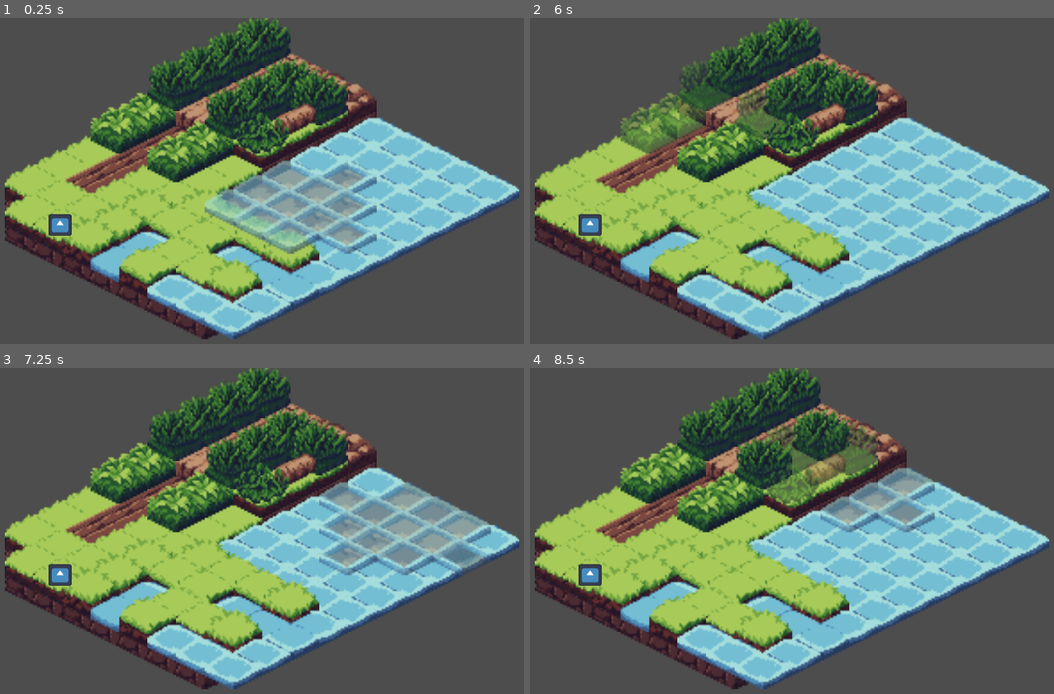
Above: before the commit, frames 1-4 (two rows, left to right).
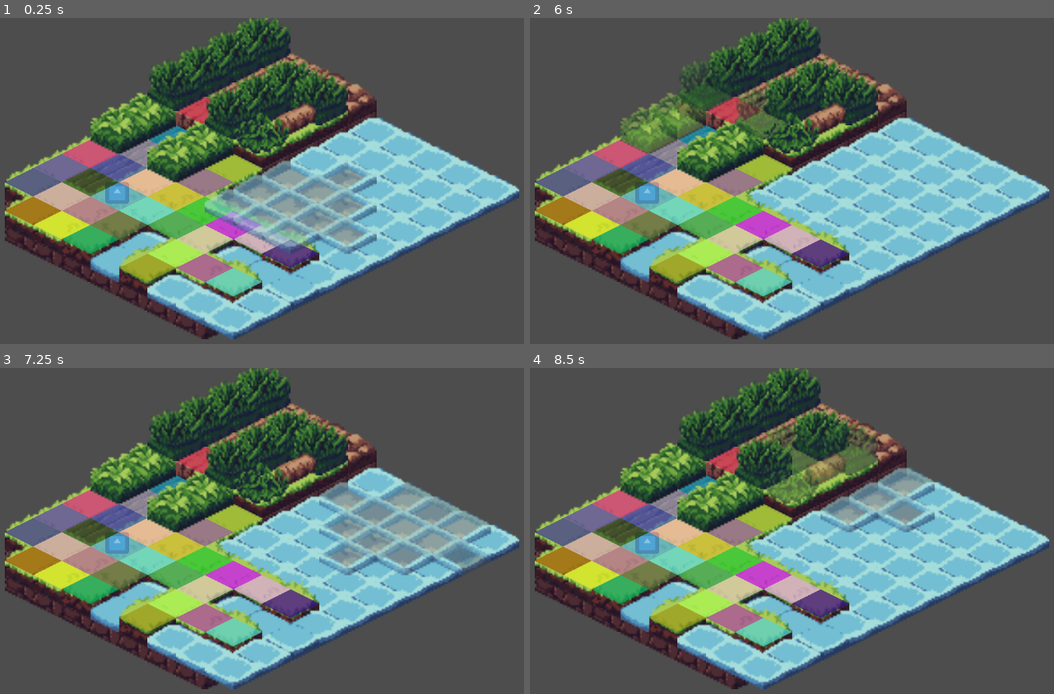
Above: after the commit, the same moments.

Repository: ActualCannibalPanda/Godrogue
Game: Godot game, scene res://assets/maps/game.tscn
Same seed, same stepped clock (60 frames per second), same inputs: the game is played once before the commit and once after it. The engine's default icon, where the game draws it, is replaced by a stand-in: a white triangle on a blue panel in a dark square.
Inputs (mouse positions are in pixels of both pictures, inside the frame that each line leads up to):
- Up to frame 1 (0.25 s): no input
- Up to frame 2 (6 s): tap Enter at 0.5, 2, 3.5 s; move the mouse to (933, 177) at 0.52 s; tap I every 0.75 s from 0.6 to 5.85 s; tap Space at 1.25, 2.75, 4.25 s; move the mouse to (666, 213) at 1.27 s; move the mouse to (860, 119) at 2.02 s; move the mouse to (765, 269) at 2.77 s; move the mouse to (985, 249) at 3.52 s; move the mouse to (603, 141) at 4.27 s; move the mouse to (828, 197) at 5.02 s; move the mouse to (697, 106) at 5.77 s
- Up to frame 3 (7.25 s): move the mouse to (403, 527) at 6.52 s; tap I at 6.6 s
- Up to frame 4 (8.5 s): move the mouse to (666, 563) at 7.27 s; tap I at 7.35, 8.1 s; move the mouse to (860, 469) at 8.02 s

The runs differ from the first frame. In frame 1, 13% of the frame differs, in the area x 0-61%, y 24-86%; in frame 2, 14%; in frame 3, 14%; in frame 4, 14%.
Error before the commit: Parse Error: Identifier "tile_maps" not declared in the current scope. (res://scripts/player.gd:30)

Commit message:
WIP Commit

Diff:
--- a/assets/maps/game.tscn
+++ b/assets/maps/game.tscn
@@ -1,11 +1,12 @@
 [gd_scene format=3 uid="uid://c7mh3skoidmh0"]
 
-[ext_resource type="Script" uid="uid://c0sy1ro6gsepi" path="res://scripts/map_controller.gd" id="1_t3nk2"]
+[ext_resource type="Script" uid="uid://by3prm8a3dlsn" path="res://scripts/player.gd" id="2_7h50t"]
 [ext_resource type="PackedScene" uid="uid://ckow25o3lsh3s" path="res://assets/maps/map.tscn" id="2_yr58m"]
-[ext_resource type="PackedScene" uid="uid://bjmsudn02xwnp" path="res://assets/maps/player.tscn" id="3_7h50t"]
+[ext_resource type="Texture2D" uid="uid://bw50rjwesqgl2" path="res://icon.svg" id="3_1it7c"]
+
+[sub_resource type="CircleShape2D" id="CircleShape2D_bgjmr"]
 
 [node name="Node2D" type="Node2D" unique_id=403646205]
-script = ExtResource("1_t3nk2")
 
 [node name="Tiles" parent="." unique_id=462645518 instance=ExtResource("2_yr58m")]
 
@@ -13,5 +14,15 @@
 position = Vector2(114, 24)
 zoom = Vector2(3.235, 3.235)
 
-[node name="Player" parent="." unique_id=1520361422 instance=ExtResource("3_7h50t")]
-position = Vector2(-1, 40)
+[node name="Player" type="Node2D" parent="." unique_id=1520361422]
+script = ExtResource("2_7h50t")
+
+[node name="Player" type="CharacterBody2D" parent="Player" unique_id=1594201771]
+position = Vector2(31, 22)
+
+[node name="CollisionShape2D" type="CollisionShape2D" parent="Player/Player" unique_id=189825019]
+shape = SubResource("CircleShape2D_bgjmr")
+
+[node name="Sprite2D" type="Sprite2D" parent="Player/Player" unique_id=2075052088]
+scale = Vector2(0.10355866, 0.09433243)
+texture = ExtResource("3_1it7c")
--- a/assets/maps/map.tscn
+++ b/assets/maps/map.tscn
@@ -1,11 +1,10 @@
 [gd_scene format=4 uid="uid://ckow25o3lsh3s"]
 
-[ext_resource type="Script" uid="uid://ckcov2tptxw3d" path="res://scripts/tiles.gd" id="1_tqijr"]
-[ext_resource type="Script" uid="uid://b28flbh4smofb" path="res://scripts/mouse_visibility.gd" id="2_f35e3"]
+[ext_resource type="Script" uid="uid://ckcov2tptxw3d" path="res://scripts/map.gd" id="1_tqijr"]
 [ext_resource type="TileSet" uid="uid://dehoj757hb1uo" path="res://assets/tilesets/tileset.tres" id="3_mjhes"]
 
 [node name="TileMaps" type="Node2D" unique_id=1814394138]
-script = ExtResource("2_f35e3")
+script = ExtResource("1_tqijr")
 
 [node name="TileMapLayer" type="TileMapLayer" parent="." unique_id=1303928408]
 tile_map_data = PackedByteArray("AAAAAAEAAAAJAAAAAAAAAAIAAAAKAAAAAAABAAEAAAAGAAAAAAAAAAAAAAAKAAAAAAABAAIAAAAIAAAAAAABAA …(1184 unchanged characters)…
@@ -26,7 +25,3 @@
 position = Vector2(-48, -48)
 tile_map_data = PackedByteArray("AAAGAPz/AAAEAAQAAAADAP3/AAADAAMAAAADAPz/AAADAAMAAAADAPv/AAADAAMAAAADAPr/AAADAAMAAAAFAP3/AAADAAMAAAAFAPz/AAADAAMAAAAFAPv/AAADAAMAAAAGAPv/AAADAAMAAAAGAP3/AAAKAAMAAAA=")
 tile_set = ExtResource("3_mjhes")
-
-[node name="MapSharer" type="Node2D" parent="." unique_id=2013835080]
-scale = Vector2(-1.1853279, 1.0247489)
-script = ExtResource("1_tqijr")
--- a/assets/maps/player.tscn
+++ b/assets/maps/player.tscn
@@ -5,12 +5,14 @@
 
 [sub_resource type="CircleShape2D" id="CircleShape2D_bgjmr"]
 
-[node name="Player" type="CharacterBody2D" unique_id=1520361422]
+[node name="Node2D" type="Node2D" unique_id=1098998661]
 script = ExtResource("1_ncdoi")
 
-[node name="CollisionShape2D" type="CollisionShape2D" parent="." unique_id=189825019]
+[node name="Player" type="CharacterBody2D" parent="." unique_id=1520361422]
+
+[node name="CollisionShape2D" type="CollisionShape2D" parent="Player" unique_id=189825019]
 shape = SubResource("CircleShape2D_bgjmr")
 
-[node name="Sprite2D" type="Sprite2D" parent="." unique_id=2075052088]
+[node name="Sprite2D" type="Sprite2D" parent="Player" unique_id=2075052088]
 scale = Vector2(0.10355866, 0.09433243)
 texture = ExtResource("2_0jq4s")
--- a/scripts/mouse_visibility.gd
+++ b/scripts/map.gd
@@ -1,13 +1,29 @@
+class_name Map
 extends Node2D
+
+class Tile:
+    var map_index: Vector2i
+    var position: Vector2
+    var layer: TileMapLayer
+    var vertices: Array[Vector2]
+
 
 @onready var layers: Array[TileMapLayer] = [$TileMapLayer, $TileMapLayer2, $TileMapLayer3, $TileMapLayer4]
 
 var hidden_cells: Array[Vector2i] = []
 
+var game_map: Array[Tile] = []
+
+
+func request() -> void:
+    Signals.get_current_tilemaps.emit(layers)
+
 
 # Called when the node enters the scene tree for the first time.
 func _ready() -> void:
-    pass
+    # stop this for now
+    Signals.request_tilemaps.connect(request)
+    #create_polygons()
 
 
 func _process(_delta):
@@ -40,3 +56,33 @@
                         layer.set_cell(n2, layer.tile_set.get_source_id(0), layer.get_cell_atlas_coords(n2), 1)
                         if not hidden_cells.has(n2):
                             hidden_cells.push_back(n2)
+
+
+func create_polygons() -> void:
+    for z in range(len(layers)):
+        var layer = layers[z]
+        for cell in layer.get_used_cells():
+            var tile = Tile.new()
+            tile.map_index = cell
+            tile.map_index.x -= z
+            for t in game_map:
+                if t.map_index == tile.map_index:
+                    game_map.erase(t)
+                    break
+            var tile_data = layer.get_cell_tile_data(cell)
+            if tile_data.get_custom_data("walkable"):
+                var local = layer.map_to_local(cell) + layer.position
+                var points: Array[Vector2] = []
+                if tile_data.get_collision_polygons_count(0) > 0:
+                    for point in tile_data.get_collision_polygon_points(0, 0):
+                        points.push_back(local + point)
+
+                    if len(points) >= 3:
+                        tile.vertices = points
+                        game_map.push_back(tile)
+
+    for tile in game_map:
+        var polygon = Polygon2D.new()
+        polygon.polygon = tile.vertices
+        polygon.color = Color(randf(), randf(), randf(), 0.7)
+        add_child(polygon)
--- a/scripts/map_controller.gd
+++ /dev/null
@@ -1,10 +0,0 @@
-extends Node2D
-
-# Called when the node enters the scene tree for the first time.
-func _ready() -> void:
-    pass
-
-
-# Called every frame. 'delta' is the elapsed time since the previous frame.
-func _process(delta: float) -> void:
-    pass
--- a/scripts/player.gd
+++ b/scripts/player.gd
@@ -1,36 +1,54 @@
-extends CharacterBody2D
+extends Node2D
 
 const SPEED = 300.0
 const JUMP_VELOCITY = -400.0
 
-var tilemaps: Array[TileMapLayer] = []
+var layers: Array[TileMapLayer] = []
+var game_map: Array[Map.Tile] = []
+
+@onready var player = $Player
 
 
 func _get_tilemaps(maps: Array[TileMapLayer]) -> void:
-    tilemaps = maps
+    layers = maps
 
 
 func _ready() -> void:
     Signals.get_current_tilemaps.connect(_get_tilemaps)
 
 
-func _process(delta: float) -> void:
-    if len(tilemaps) == 0:
+func _process(_delta: float) -> void:
+    if len(layers) == 0:
         Signals.request_tilemaps.emit()
         return
 
-    for layer in tilemaps:
+    if len(game_map) > 0:
+        return
+
+    for z in range(len(layers)):
+        var layer = layers[z]
+        var player_pos = layer.local_to_map(player.position)
         for cell in layer.get_used_cells():
-            var tile_data = layer.get_cell_tile_data(cell)
-            if tile_data.get_custom_data("walkable"):
-                var local = layer.map_to_local(cell) + layer.position
-                var points: Array[Vector2] = []
-                if tile_data.get_collision_polygons_count(0) > 0:
-                    for point in tile_data.get_collision_polygon_points(0, 0):
-                        points.push_back(local + point + tile_maps.position)
+            var dist = (player_pos.x - cell.x) + (player_pos.y - cell.y)
+            var tile = Map.Tile.new()
+            tile.map_index = cell
+            tile.map_index.x -= z
+            for t in game_map:
+                if t.map_index == tile.map_index:
+                    game_map.erase(t)
+                    break
+            if dist < 2:
+                var tile_data = layer.get_cell_tile_data(cell)
+                if tile_data.get_custom_data("walkable"):
+                    var local = layer.map_to_local(cell) + layer.position
+                    var points: Array[Vector2] = []
+                    if tile_data.get_collision_polygons_count(0) > 0:
+                        for point in tile_data.get_collision_polygon_points(0, 0):
+                            points.push_back(local + point)
 
-                    if len(points) >= 3:
-                        game_map.push_back(tile)
+                        if len(points) >= 3:
+                            tile.vertices = points
+                            game_map.push_back(tile)
 
     for tile in game_map:
         var polygon = Polygon2D.new()
@@ -38,6 +56,38 @@
         polygon.color = Color(randf(), randf(), randf(), 0.7)
         add_child(polygon)
 
+    return
+
+    for z in range(len(layers)):
+        var layer = layers[z]
+        var pos = layer.local_to_map(player.position)
+        for cell in layer.get_surrounding_cells(pos):
+            var tile = Map.Tile.new()
+            tile.map_index = cell
+            tile.map_index.x -= z
+            for t in game_map:
+                if t.map_index == tile.map_index:
+                    game_map.erase(t)
+                    break
+            var tile_data = layer.get_cell_tile_data(cell)
+            if tile_data:
+                if tile_data.get_custom_data("walkable"):
+                    var local = layer.map_to_local(cell) + layer.position
+                    var points: Array[Vector2] = []
+                    if tile_data.get_collision_polygons_count(0) > 0:
+                        for point in tile_data.get_collision_polygon_points(0, 0):
+                            points.push_back(local + point)
+
+                        if len(points) >= 3:
+                            tile.vertices = points
+                            game_map.push_back(tile)
+
+    for tile in game_map:
+        var polygon = Polygon2D.new()
+        polygon.polygon = tile.vertices
+        polygon.color = Color.RED
+        add_child(polygon)
+
 
 func _physics_process(_delta: float) -> void:
     pass
--- a/scripts/tiles.gd
+++ /dev/null
@@ -1,60 +0,0 @@
-extends Node2D
-
-class Tile:
-    var map_index: Vector2i
-    var position: Vector2
-    var layer: TileMapLayer
-    var vertices: Array[Vector2]
-
-
-@onready var layers: Array[TileMapLayer] = [$TileMaps/TileMapLayer, $TileMaps/TileMapLayer2, $TileMaps/TileMapLayer3, $TileMaps/TileMapLayer4]
-@onready var tile_maps: Node2D = $TileMaps
-
-var game_map: Array[Tile] = []
-
-
-func request() -> void:
-    Signals.get_current_tilemaps.emit(layers)
-
-
-# Called when the node enters the scene tree for the first time.
-func _ready() -> void:
-    # stop this for now
-    Signals.request_tilemaps.connect(request)
-    return
-    create_polygons()
-
-
-func create_polygons() -> void:
-    for z in range(len(layers)):
-        var layer = layers[z]
-        for cell in layer.get_used_cells():
-            var tile = Tile.new()
-            tile.map_index = cell
-            tile.map_index.x -= z
-            for t in game_map:
-                if t.map_index == tile.map_index:
-                    game_map.erase(t)
-                    break
-            var tile_data = layer.get_cell_tile_data(cell)
-            if tile_data.get_custom_data("walkable"):
-                var local = layer.map_to_local(cell) + layer.position
-                var points: Array[Vector2] = []
-                if tile_data.get_collision_polygons_count(0) > 0:
-                    for point in tile_data.get_collision_polygon_points(0, 0):
-                        points.push_back(local + point + tile_maps.position)
-
-                    if len(points) >= 3:
-                        tile.vertices = points
-                        game_map.push_back(tile)
-
-    for tile in game_map:
-        var polygon = Polygon2D.new()
-        polygon.polygon = tile.vertices
-        polygon.color = Color(randf(), randf(), randf(), 0.7)
-        add_child(polygon)
-
-
-# Called every frame. 'delta' is the elapsed time since the previous frame.
-func _process(delta: float) -> void:
-    pass
Renamed: scripts/tiles.gd.uid -> scripts/map.gd.uid
Not shown, removed: scripts/map_controller.gd.uid
Not shown, removed: scripts/mouse_visibility.gd.uid
